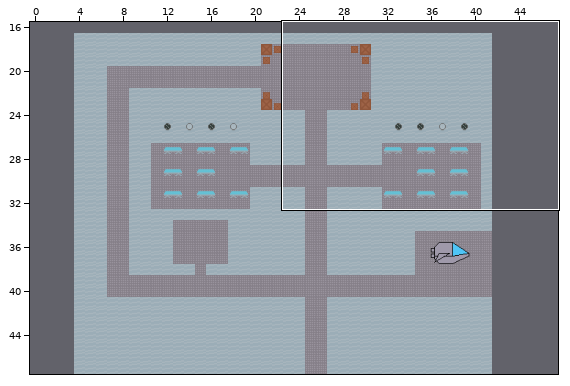
Two states of a Tiled map, rooms/ship-main.tmx. The picture above shows the old version from afar; the outline marks the close-up.
Close-up. Before:
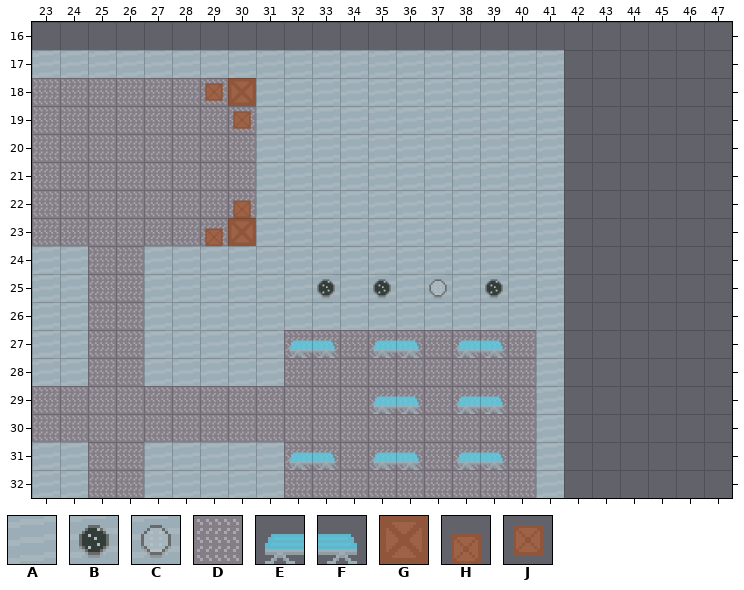
Cells are 64x64 px. Shown: x 23..47, y 16..32. The commit also changed other parts of the map, which this record leaves out.
Key: from "CC_shipSheet_001": A 1, B 2, C 3, D 8, E 9, F 10, G 24, H 25, J 26.
_ is an empty cell, # one hidden under a higher layer.
Layer "Ground" before, first column x 23:
16 _________________________
17 _________________________
18 DDDDDDD#_________________
19 DDDDDDDD_________________
20 DDDDDDDD_________________
21 DDDDDDDD_________________
22 DDDDDDDD_________________
23 DDDDDDD#_________________
24 __DD_____________________
25 __DD_____________________
26 __DD_____________________
27 __DD_____DDDDDDDDD_______
28 __DD_____DDDDDDDDD_______
29 DDDD___DDDDDDDDDDD_______
30 DDDD___DDDDDDDDDDD_______
31 __DD_____DDDDDDDDD_______
32 __DD_____DDDDDDDDD_______
Layer "Objects-1" before, first column x 23:
16 _________________________
17 _________________________
18 ______JG_________________
19 _______J_________________
20 _________________________
21 _________________________
22 _______H_________________
23 ______HG_________________
24 _________________________
25 _________________________
26 _________________________
27 _________________________
28 _________________________
29 _________________________
30 _________________________
31 _________________________
32 _________________________
Layer "Walls" before, first column x 23:
16 _________________________
17 AAAAAAAAAAAAAAAAAAA______
18 ________AAAAAAAAAAA______
19 ________AAAAAAAAAAA______
20 ________AAAAAAAAAAA______
21 ________AAAAAAAAAAA______
22 ________AAAAAAAAAAA______
23 ________AAAAAAAAAAA______
24 AA__AAAAAAAAAAAAAAA______
25 AA__AAAAAABABACABAA______
26 AA__AAAAAAAAAAAAAAA______
27 AA__AAAAAEF_EF_EF_A______
28 AA__AAAAA_________A______
29 ____DDD_____EF_EF_A______
30 ____DDD___________A______
31 AA__AAAAAEF_EF_EF_A______
32 AA__AAAAA_________A______
New version:
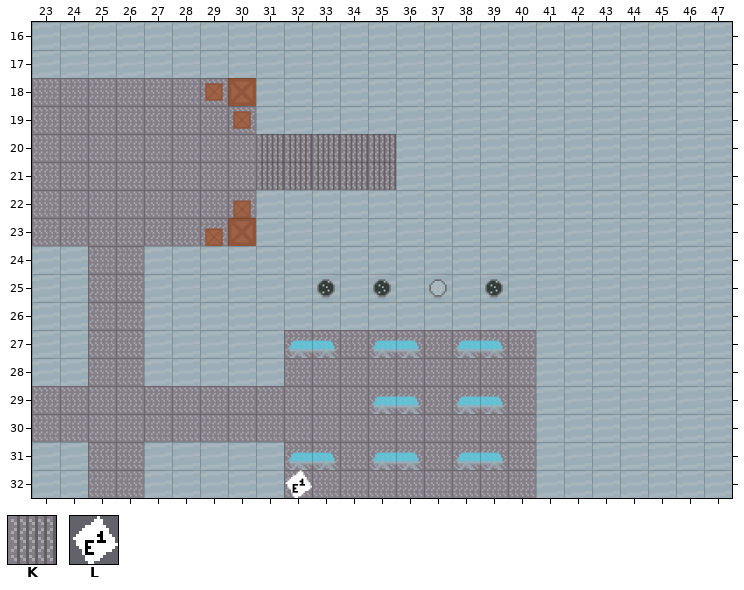
Further tiles: from "CC_shipSheet_001": K 30, L 31.
From old to new:
Changed rows in their new state; . is an unchanged cell.
Layer "Ground":
first column x 31:
20 KKKKK
21 KKKKK
Layer "Objects-1":
first column x 32:
32 L
Layer "Walls":
first column x 23:
16 AAAAAAAAAAAAAAAAAAAAAAAAA
17 ...................AAAAAA
18 ...................AAAAAA
19 ...................AAAAAA
20 ........_____......AAAAAA
21 ........_____......AAAAAA
22 ...................AAAAAA
23 ...................AAAAAA
24 ...................AAAAAA
25 ...................AAAAAA
26 ...................AAAAAA
27 ...................AAAAAA
28 ...................AAAAAA
29 ...................AAAAAA
30 ...................AAAAAA
31 ...................AAAAAA
32 ...................AAAAAA
Changed places in both close-ups, as pixel boxes (x1, y1, x2, y2):
changed: (32, 22, 732, 498)
